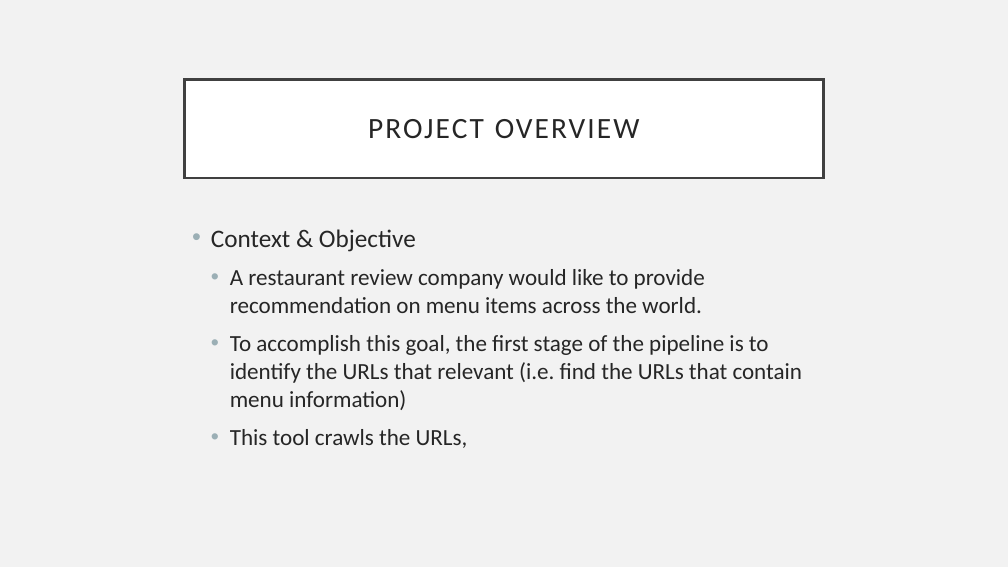
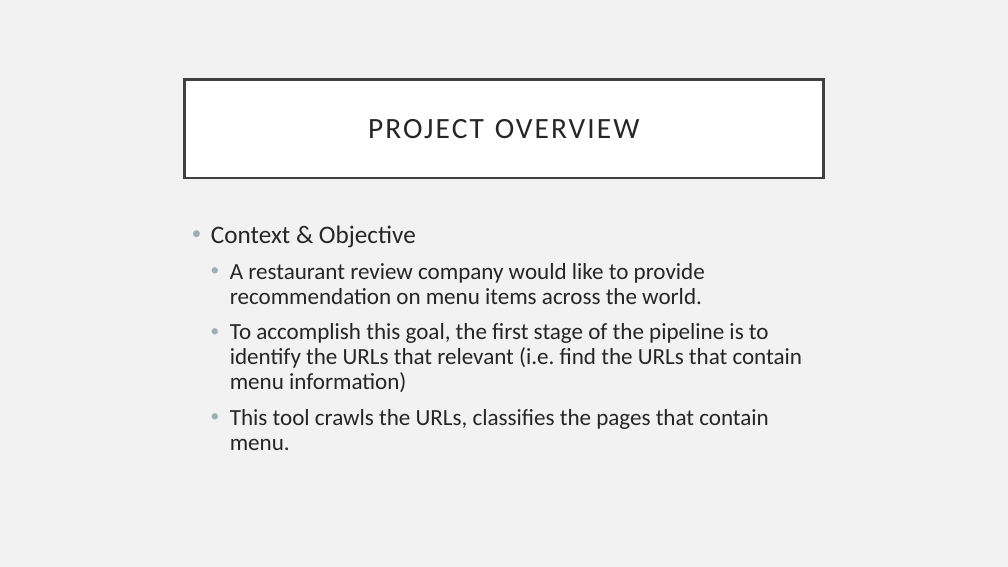
Before and after one commit to kn13-kiran/CourseProject, a slide deck: slide 2 of cs410_CourseProject_MenuCrawler.pptx. Drawn at 1008x567 pixels with LibreOffice and Linux fonts; fonts in the diff are those of the drawing. Boxes give left, top, right and bottom in pixels: in the first picture for what was removed or moved away, otherwise in the second. Text is boxed around its words. In the diff, an @@ line names an element or a change of style, - is before the commit and + after.

```diff
--- a/cs410_CourseProject_MenuCrawler.pptx
+++ b/cs410_CourseProject_MenuCrawler.pptx
@@ text at [211, 225, 803, 392]: line spacing 1 to 0.9 @@
@@ text at [230, 409, 768, 450]: text changed @@
-  • This tool crawls the URLs,
+  • This tool crawls the URLs, classifies the pages that contain menu.
```
Also in this commit, not shown: 1 other slide changed, 1 other file.
